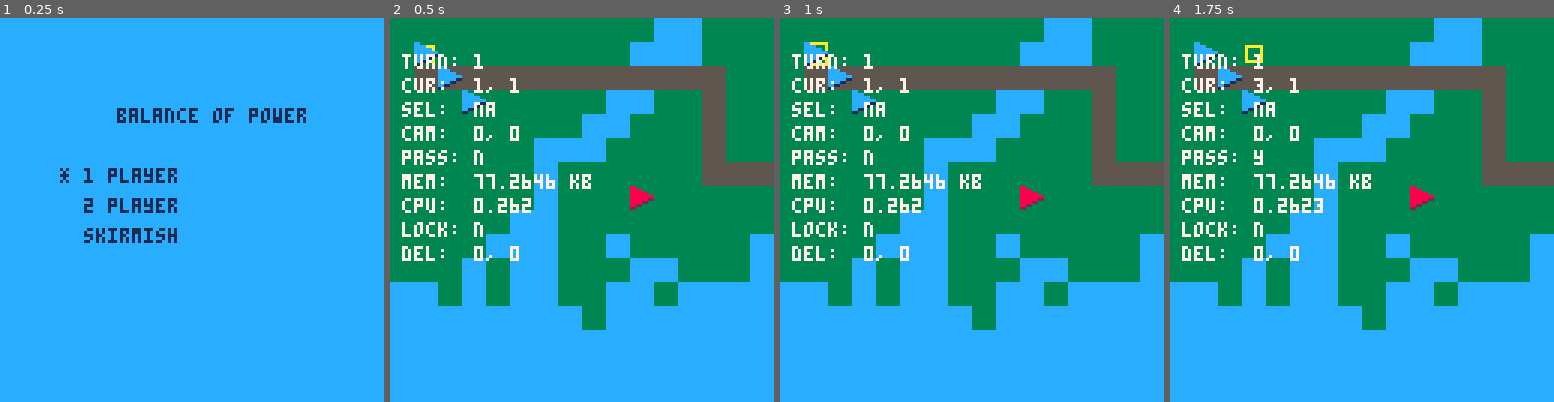
Above: before the commit, frames 1-4 (left to right).
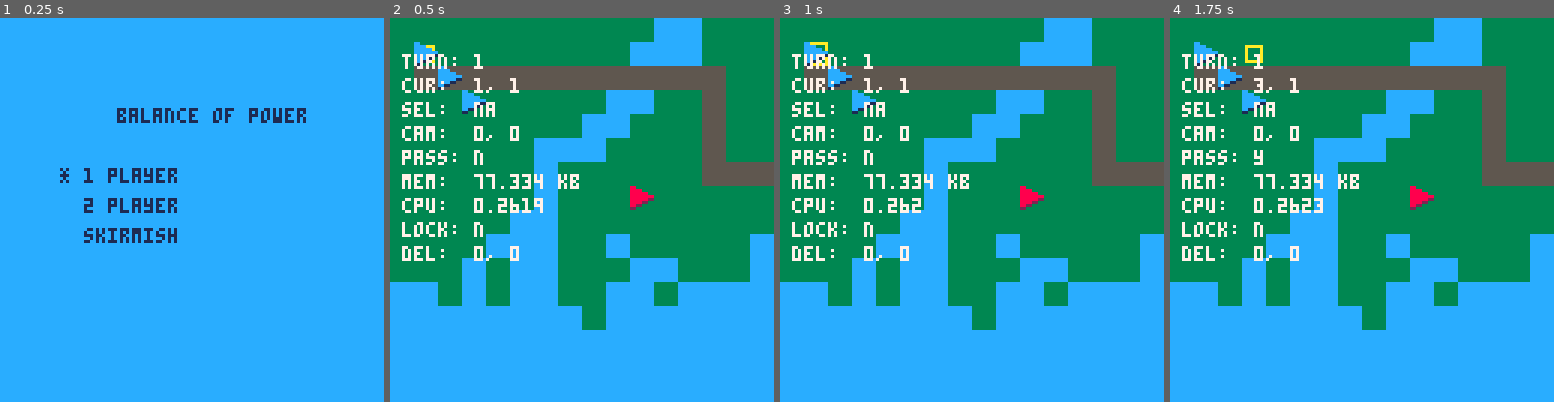
Above: after the commit, the same moments.

Repository: chrisallenlane/balance-of-power
Game: PICO-8 cartridge balance-of-power.p8
Two runs of this game, one before a commit and one after it. Both use one fixed random seed, a clock stepped at 60 frames per second and the inputs below.
Inputs:
- Up to frame 1 (0.25 s): no input
- Up to frame 2 (0.5 s): tap X (X key) at 0.33 s
- Up to frame 3 (1 s): tap O (Z key) at 0.7 s
- Up to frame 4 (1.75 s): tap X (X key) at 1.07 s; hold Right from 1.6 s (still down); tap O (Z key) at 1.7 s

Frame 1 is identical in both runs. In frame 2, 0.4% of the frame differs, in the area x 31-53%, y 40-51%; in frame 3, 0.3%; in frame 4, 0.3%.

Commit message:
refactor(Game): move `maps` out of `Game`
Move `Game.maps` and `Game.state.map` out of into a new `Map` table.

Diff:
--- a/balance-of-power.p8
+++ b/balance-of-power.p8
@@ -4,9 +4,7 @@
 
 -- TODO: refactor this
 Game = {
-	map  = {},
 	state = {
-		map    = 0,
 		screen = "title",
 
     -- CPU opponent?
--- a/map/1.lua
+++ b/map/1.lua
@@ -1,5 +1,4 @@
-
-add(Game.maps, function ()
+add(Map.defs, function ()
   return {
     camera = {x = 0, y = 0},
 
--- a/map/2.lua
+++ b/map/2.lua
@@ -1,4 +1,4 @@
-add(Game.maps, function ()
+add(Map.defs, function ()
   return {
     camera = {x = 0, y = 15},
 
--- a/map/3.lua
+++ b/map/3.lua
@@ -1,4 +1,4 @@
-add(Game.maps, function ()
+add(Map.defs, function ()
   return {
     camera = {x = 16, y = 16},
 
--- a/src/camera.lua
+++ b/src/camera.lua
@@ -23,7 +23,7 @@
 
     -- right/left
     if cur.move.r and cur.cell.x - self.cell.x > 11 and self.cell.x <
-        Game.map.cell.w - 16 then
+        Map.current.cell.w - 16 then
         self.cell.x = self.cell.x + 1
     elseif cur.move.l and self.cell.x > 0 and cur.cell.x - self.cell.x < 4 then
         self.cell.x = self.cell.x - 1
@@ -31,7 +31,7 @@
 
     -- down/up
     if cur.move.d and cur.cell.y - self.cell.y > 11 and self.cell.y <
-        Game.map.cell.h - 16 then
+        Map.current.cell.h - 16 then
         self.cell.y = self.cell.y + 1
     elseif cur.move.u and self.cell.y > 0 and cur.cell.y - self.cell.y < 4 then
         self.cell.y = self.cell.y - 1
--- a/src/cell.lua
+++ b/src/cell.lua
@@ -8,6 +8,6 @@
 
     -- return false if a unit is at the specified coordinates
     -- TODO: pass as param
-    if Unit.at(x, y, Game.map.units) then return false end
+    if Unit.at(x, y, Map.current.units) then return false end
     return true
 end
--- a/src/cursor.lua
+++ b/src/cursor.lua
@@ -29,10 +29,10 @@
         local mv = -1
 
         -- select the first enemy unit
-        local unit = Unit.first(2, Game.map.units)
+        local unit = Unit.first(2, Map.current.units)
 
         -- if moving left is invalid, move right
-        if not Cell.passable(unit.cell.x + mv, unit.cell.y, Game.map) then
+        if not Cell.passable(unit.cell.x + mv, unit.cell.y, Map.current) then
             mv = mv * -1
         end
 
@@ -66,7 +66,7 @@
     end
 
     -- right
-    if btn(1) and self.cell.x < Game.map.cell.w - 1 then
+    if btn(1) and self.cell.x < Map.current.cell.w - 1 then
         self.move.r = true
         self.delay[1] = self.delay[1] + 1
         if self.delay[1] >= wait then
@@ -92,7 +92,7 @@
     end
 
     -- down
-    if btn(3) and self.cell.y < Game.map.cell.h - 1 then
+    if btn(3) and self.cell.y < Map.current.cell.h - 1 then
         self.move.d = true
         self.delay[3] = self.delay[3] + 1
         if self.delay[3] >= wait then
@@ -105,13 +105,13 @@
     end
 
     -- determine whether the cell is passable
-    self.cell.pass = Cell.passable(self.cell.x, self.cell.y, Game.map)
+    self.cell.pass = Cell.passable(self.cell.x, self.cell.y, Map.current)
 
     -- "X"
     -- move a unit
     if btnp(5) then
         -- determine whether a unit is beneath the cursor
-        local unit = Unit.at(self.cell.x, self.cell.y, Game.map.units)
+        local unit = Unit.at(self.cell.x, self.cell.y, Map.current.units)
 
         -- if a player unit is available beneath the cursor, select it
         if unit and unit.team == Turn.player then
--- a/src/main.lua
+++ b/src/main.lua
@@ -2,9 +2,9 @@
     -- implement an "advance stage" debug function
     -- TODO: remove this later
     menuitem(1, "advance stage", function()
-        if Game.state.map < #Game.maps then
-            Game.state.map = Game.state.map + 1
-            Game.maps.load(Game.state.map)
+        if Map.num < #Map.defs then
+            Map.num = Map.num + 1
+            Map:load(Map.num)
         else
             Screens.load("victory")
         end
@@ -12,7 +12,7 @@
 
     -- implement a "reset map" menu function
     menuitem(2, "reset map", function()
-        Game.maps.load(Game.state.map)
+        Map:load(Map.num)
     end)
 
     Screens.load("title")
--- a/src/map.lua
+++ b/src/map.lua
@@ -1,25 +1,35 @@
 -- initialize the map table
-Game.maps = {}
+Map = {
+    -- the number of the current map
+    num = 1,
+
+    -- the current map instance
+    current = {},
+
+    -- the map definitions
+    defs = {},
+}
 
 -- load the specified map
-function Game.maps.load(num)
+function Map:load(num)
     -- load the specified map
-    Game.state.map = num
-    Game.map = Game.maps[num]()
+    self.num = num
+    self.current = self.defs[num]()
 
     -- make it player 1's turn
     Turn.player = 1
 
     -- reset the cursor position
-    Cursor.cell.x, Cursor.cell.y = Game.map.cursor.x, Game.map.cursor.y
+    Cursor.cell.x, Cursor.cell.y = self.current.cursor.x, self.current.cursor.y
 
     -- reset the camera position
-    Camera.cell.x, Camera.cell.y = Game.map.camera.x, Game.map.camera.y
-    Camera.px.x, Camera.px.y = Game.map.camera.x * 8, Game.map.camera.y * 8
+    Camera.cell.x, Camera.cell.y = self.current.camera.x, self.current.camera.y
+    Camera.px.x, Camera.px.y = self.current.camera.x * 8,
+                               self.current.camera.y * 8
 end
 
 -- draw the current map
-function Game.maps.draw()
-    local m = Game.map
+function Map:draw()
+    local m = self.current
     map(m.cell.x, m.cell.y, 0, 0, m.cell.w, m.cell.h)
 end
--- a/src/screen-battle.lua
+++ b/src/screen-battle.lua
@@ -14,7 +14,7 @@
 -- draw the battle screen
 function Screens.battle.draw()
     cls()
-    Game.maps.draw()
+    Map:draw()
 
     -- always draw the cursor for player one
     -- only draw the cursor for player 2 when fighting a human enemy
--- a/src/screen-title.lua
+++ b/src/screen-title.lua
@@ -16,7 +16,7 @@
         if self.menu.sel == 1 then Game.state.cpu = true end
 
         -- TODO: load the screen/loop appropriate for the menu selection
-        Game.maps.load(1)
+        Map:load(1)
         Screens.load("battle")
     end
 end
--- a/src/turn.lua
+++ b/src/turn.lua
@@ -14,7 +14,7 @@
 
     -- load the next player's cursor
     if Cursor.last[self.player].x == nil or Cursor.last[self.player].y == nil then
-        local unit = Unit.first(self.player, Game.map.units)
+        local unit = Unit.first(self.player, Map.current.units)
         Cursor.cell.x = unit.cell.x
         Cursor.cell.y = unit.cell.y
     else
@@ -23,5 +23,6 @@
     end
 
     -- center the screen on the specified coordinates
-    Camera:focus(Cursor.cell.x, Cursor.cell.y, Game.map.cell.w, Game.map.cell.h)
+    Camera:focus(Cursor.cell.x, Cursor.cell.y, Map.current.cell.w,
+                 Map.current.cell.h)
 end
--- a/src/units.lua
+++ b/src/units.lua
@@ -6,7 +6,7 @@
     Lock.unit = false
 
     -- if a unit is in-motion, lock the cursor
-    for _, unit in pairs(Game.map.units) do
+    for _, unit in pairs(Map.current.units) do
         -- x
         if unit.px.x < unit.cell.x * 8 then
             unit.px.x = unit.px.x + 4
@@ -29,7 +29,7 @@
 
 -- draw the units
 function Units.draw()
-    for _, unit in pairs(Game.map.units) do
+    for _, unit in pairs(Map.current.units) do
         spr(unit.spr, unit.px.x, unit.px.y)
     end
 end
